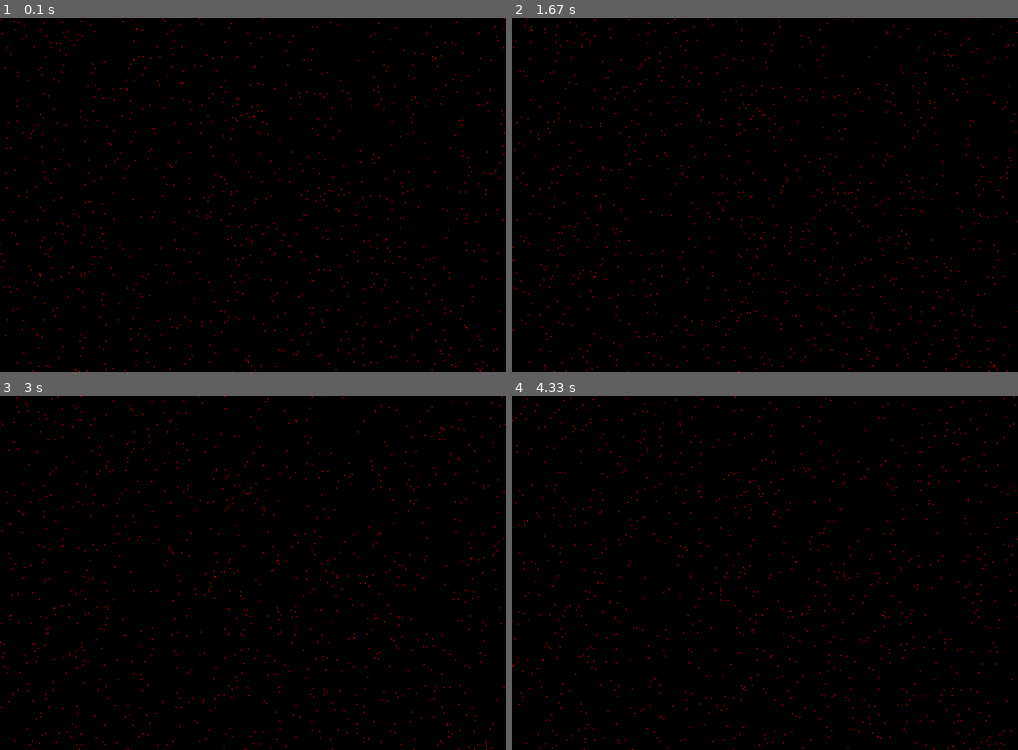
Above: before the commit, frames 1-4 (two rows, left to right).
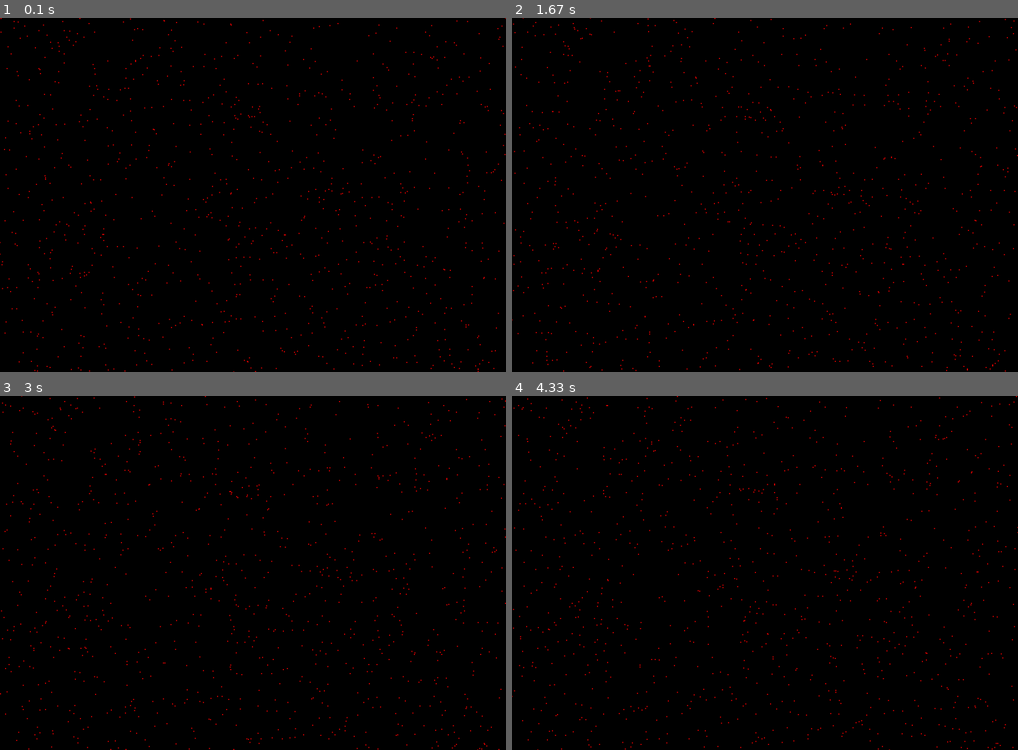
Above: after the commit, the same moments.

Repository: not-ETHICAL-HACKER/Python-Projects
Game: pygame game, started from main/pygame/particle_move.py
Two runs of this game, one before a commit and one after it. Both use one fixed random seed, a clock stepped at 60 frames per second and the inputs below.
Inputs:
- Up to frame 1 (0.1 s): no input
- Up to frame 2 (1.67 s): tap 1 at 0.33 s
- Up to frame 3 (3 s): no input
- Up to frame 4 (4.33 s): no input

The runs differ from the first frame. In frame 1, 2.0% of the frame differs, in the area x 0-100%, y 0-100%; in frame 2, 2.1%; in frame 3, 2.1%; in frame 4, 2.1%.

Commit message:
Add numeric force, clamp particles, log fall speed
Particle system: add numeric force control (keys 0-9) that scales mouse attract/repel, apply random jitter combined with velocity, clamp particle positions to window bounds, and cap FPS at 60. Falling demo: adjust rotate() vertical component, move POV vertically by that component, track displacement/time to compute and print average blue-ball speed when it resets, and add a brief pixel->meter debug print.

Co-authored-by: Copilot <223556219+Copilot@users.noreply.github.com>

Diff:
--- a/main/pygame/particle_move.py
+++ b/main/pygame/particle_move.py
@@ -25,39 +25,40 @@
         if event.type == pygame.QUIT:
             running = False
     # events
+    force = 1
+    keys = pygame.key.get_pressed()
+    mx, my = pygame.mouse.get_pos()
+    buttons = pygame.mouse.get_pressed()
+
+    for key in range(pygame.K_0, pygame.K_9 + 1):
+        if keys[key]: #! changes force expereienceed based on number pressed
+            force = key - pygame.K_0
     for i in range(num):
         ux,uy = 0,0
         x,y = x_arr[i],y_arr[i]
-        x += np.random.randint(-1,2)
-        y += np.random.randint(-1,2)
-        mx, my = pygame.mouse.get_pos()
-
-        buttons = pygame.mouse.get_pressed()
         if buttons[0]:
             dist = max(np.hypot(x - mx,y - my),0.1)
-            ux = (x - mx)/dist
-            uy = (y - my)/dist
+            ux = (x - mx)/dist * force
+            uy = (y - my)/dist  * force
         elif buttons[2]:
             dist = max(np.hypot(x - mx,y - my),0.1)
-            ux = (mx - x)/dist
-            uy = (my - y)/dist
+            ux = (mx - x)/dist * force
+            uy = (my - y)/dist * force
 
-        if x < 0:
-            x = 0
-        if y < 0:
-            y = 0
-        if x > w2*2:
-            x = w2*2
-        if y > h2*2:
-            y = h2*2
-        x_arr[i] = x + ux
-        y_arr[i] = y + uy
+        x += np.random.randint(-1,2) + ux
+        y += np.random.randint(-1,2) + uy
+
+        x = max(0, min(WIDTH, x))
+        y = max(0, min(HEIGHT, y))
+
+        x_arr[i] = x
+        y_arr[i] = y
 
     screen.fill(BLACK)
     for i in range(num):
         pygame.draw.circle(screen,RED,(x_arr[i],y_arr[i]),1)
 
     pygame.display.update()
-    clock.tick()
+    clock.tick(60)
 pygame.quit()
 exit()
--- a/main/turtle/falling.py
+++ b/main/turtle/falling.py
@@ -69,9 +69,8 @@
     shake = 100 * (1 - ratio) ** 2  # Shake factor based on velocity
     shake_angle = (math.cos(angle)*shake - math.sin(angle)*shake) - 90
     ux = math.cos(math.radians(shake_angle))
-    uy = math.sin(math.radians(shake_angle))
     t.seth(shake_angle)
-    uy = math.sin(math.radians(angle))
+    uy = math.sin(angle/5) *  shake / 250
     return ux,uy
 angle = 0
 diff = 1
@@ -79,7 +78,10 @@
 dist = 0
 
 print(f"Both Objects start falling at same time with initial velocity of {vy} m/s and terminal velocity of {v_t} m/s")
+print(f"one pixel is 1m so the blue ball is moving at")
 flag = True
+disp = 0
+dt = 0
 def calc_energy(m,v):
     return 1/2 * m * v**2
 while True:
@@ -96,8 +98,14 @@
     angle += math.radians(diff)
     ux, uy = rotate(angle,pov,vy)
     pov.setx(pov.xcor() + ux)
+    pov.sety(pov.ycor() + uy)
     obj.sety(obj.ycor() + vy * time_diff)
+    dt += time_diff
+    disp += vy * time_diff
     if obj.ycor() > 400:
+        print(f"blue ball moving at {disp/dt} m/s")
+        disp = 0
+        dt = 0
         obj.sety(-400)
     # time.sleep(time_diff)
     turtle.update()
